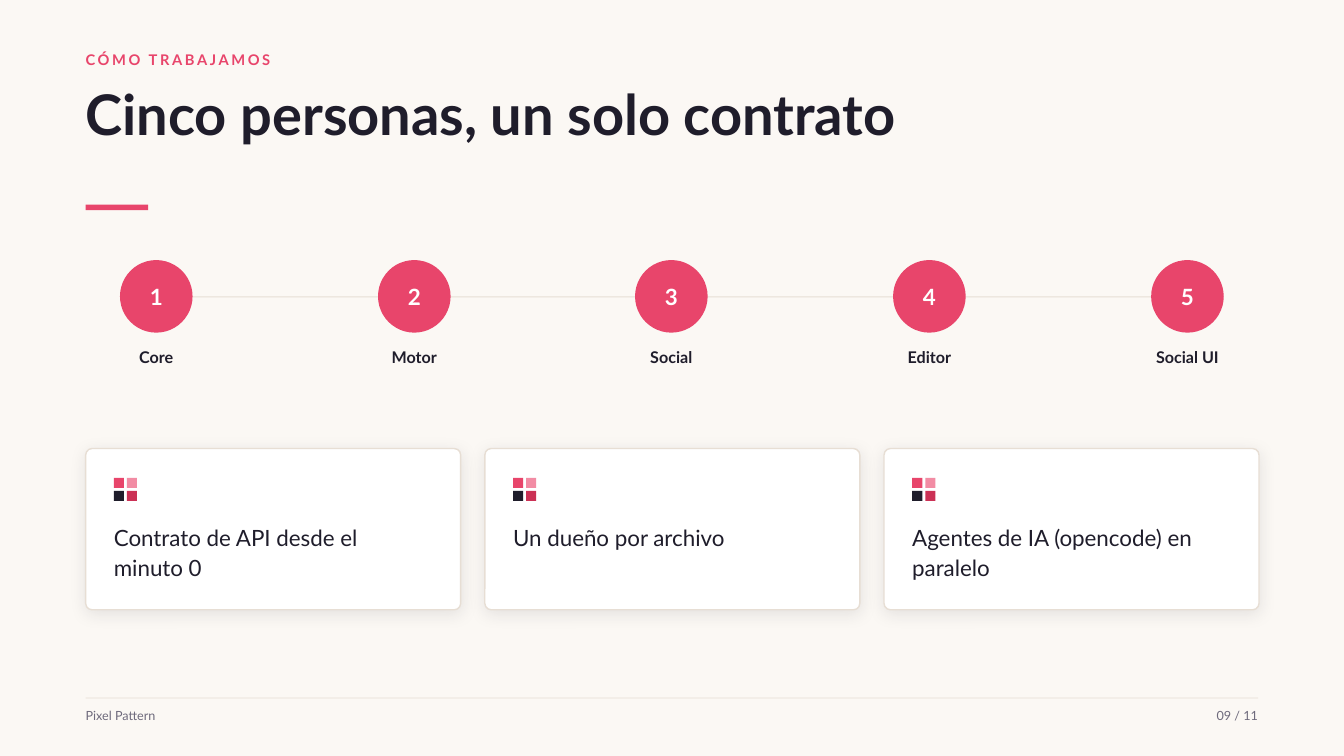
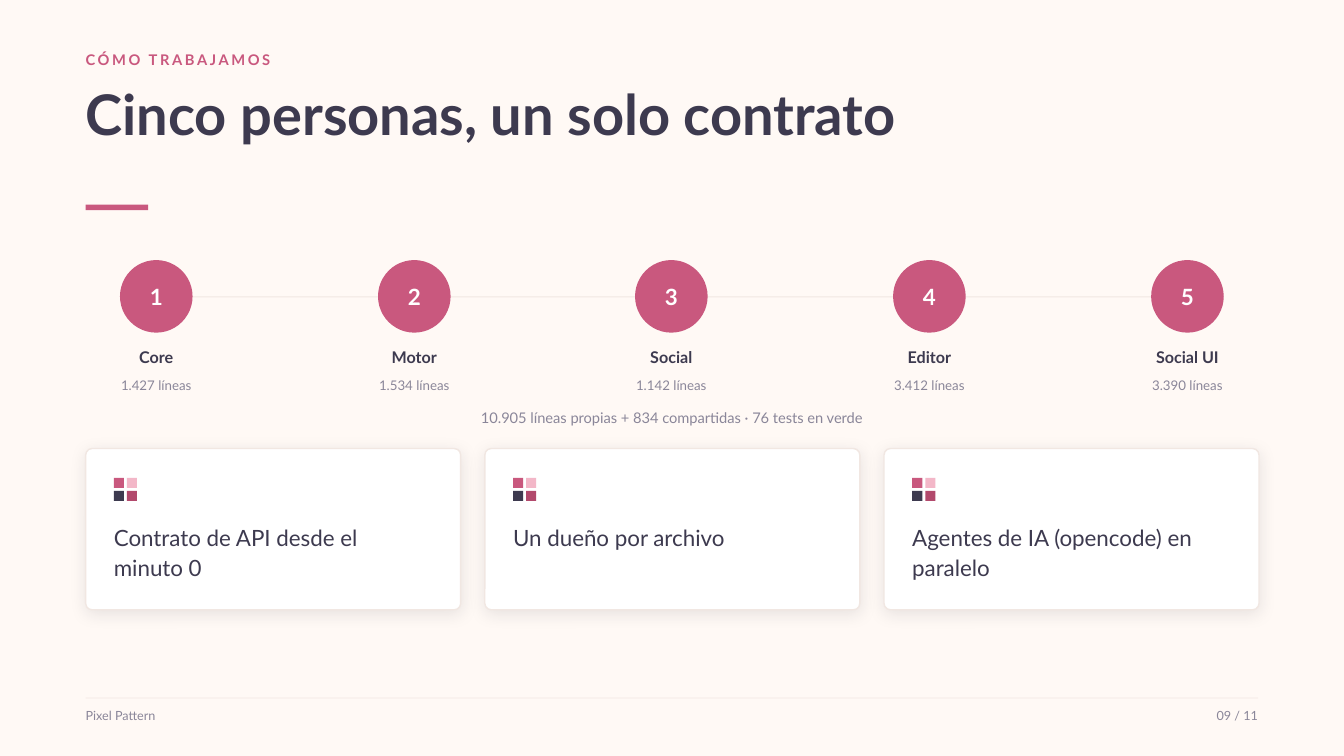
Before and after one commit to antonpayno/megan-grok, a slide deck: slide 9 of pitch/pixel-pattern-pitch.pptx. Drawn at 1344x756 pixels with LibreOffice and Linux fonts; fonts in the diff are those of the drawing. Boxes give left, top, right and bottom in pixels: in the first picture for what was removed or moved away, otherwise in the second. Text is boxed around its words. In the diff, an @@ line names an element or a change of style, - is before the commit and + after.

```diff
--- a/pitch/pixel-pattern-pitch.pptx
+++ b/pitch/pixel-pattern-pitch.pptx
@@ background #FBF8F4 to #FFF9F5 @@
@@ text "CÓMO TRABAJAMOS" at box(86, 52, 271, 65): text colour #E8456B to #C9587E @@
@@ rectangle at box(156, 296, 1188, 297): fill #E7DED4 to #F1E7E2 @@
@@ text added at box(121, 380, 191, 390), 9.5 pt, text #8A8699 @@
+1.427 líneas
@@ text added at box(379, 380, 449, 390), 9.5 pt, text #8A8699 @@
+1.534 líneas
@@ text added at box(636, 380, 706, 390), 9.5 pt, text #8A8699 @@
+1.142 líneas
@@ text added at box(894, 380, 964, 390), 9.5 pt, text #8A8699 @@
+3.412 líneas
@@ text added at box(1152, 380, 1222, 390), 9.5 pt, text #8A8699 @@
+3.390 líneas
@@ text added at box(481, 412, 863, 426), 10.5 pt, text #8A8699 @@
+10.905 líneas propias + 834 compartidas · 76 tests en verde
@@ outline #E7DED4 1 pt to #F1E7E2 1 pt in 3 elements at box(86, 449, 461, 610), box(485, 449, 860, 610), box(884, 449, 1259, 610) @@
@@ fill #E8456B to #C9587E in 9 elements at box(86, 205, 148, 211), box(120, 260, 193, 333), box(378, 260, 451, 333), box(635, 260, 708, 333), box(893, 260, 966, 333), box(1151, 260, 1224, 333), box(114, 478, 124, 488), box(513, 478, 523, 488), box(912, 478, 923, 488) @@
@@ fill #F28CA4 to #F3B7C8 in 3 elements at box(127, 478, 137, 488), box(526, 478, 536, 488), box(926, 478, 936, 488) @@
@@ fill #1F1D2B to #3D3A4F in 3 elements at box(114, 491, 124, 501), box(513, 491, 523, 501), box(912, 491, 923, 501) @@
@@ fill #CB3155 to #B2496C in 3 elements at box(127, 491, 137, 501), box(526, 491, 536, 501), box(926, 491, 936, 501) @@
@@ text colour #1F1D2B to #3D3A4F in 9 elements at box(86, 93, 896, 145), box(139, 351, 173, 363), box(392, 351, 437, 363), box(650, 351, 692, 363), box(908, 351, 951, 363), box(1156, 351, 1219, 363), box(114, 529, 357, 576), box(513, 529, 724, 550), box(912, 529, 1192, 580) @@
@@ text "Pixel Pattern" at box(86, 711, 155, 720): text colour #6E6A7C to #8A8699 @@
@@ text "09 / 11" at box(1217, 711, 1258, 720): text colour #6E6A7C to #8A8699 @@
```
Also in this commit, not shown: 10 other slides changed, 22 other files.
